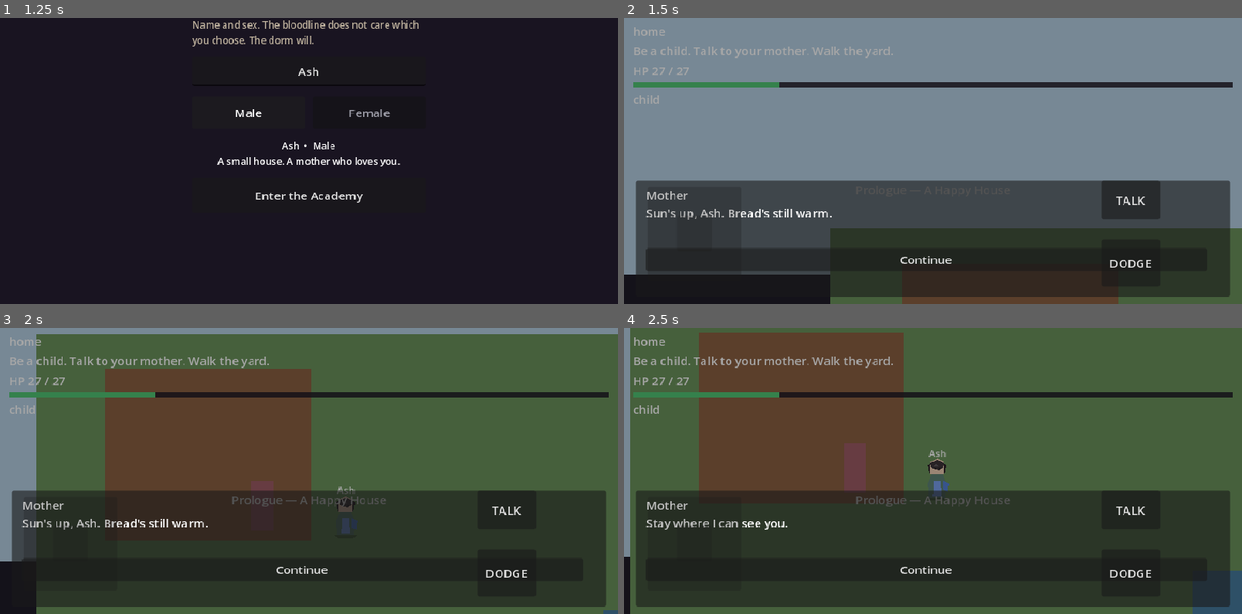
Above: before the commit, frames 1-4 (two rows, left to right).
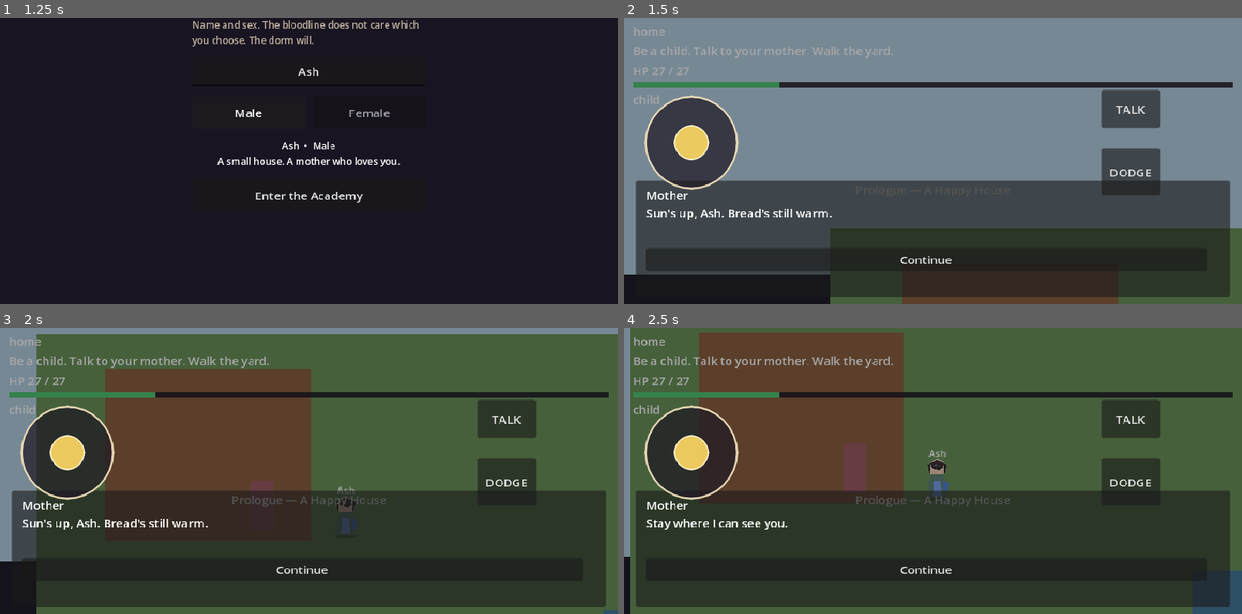
Above: after the commit, the same moments.

Repository: sk7hg824nn-ux/bloodbound-summoner
Game: Godot game, scene res://scenes/boot/Boot.tscn
Two runs of this game, one before a commit and one after it. Both use one fixed random seed, a clock stepped at 60 frames per second and the inputs below.
Inputs:
- Up to frame 1 (1.25 s): click "Create Protagonist" at 0.5 s
- Up to frame 2 (1.5 s): click "Enter the Academy" at 1.25 s
- Up to frame 3 (2 s): no input
- Up to frame 4 (2.5 s): click "Continue" at 2 s

Frame 1 is identical in both runs. In frame 2, 7.4% of the frame differs, in the area x 3-87%, y 24-88%; in frame 3, 6.5%; in frame 4, 6.5%.

Commit message:
Make virtual stick visible: gold knob, ring, sit above dialogue

Diff:
--- a/scenes/ui/TouchControls.tscn
+++ b/scenes/ui/TouchControls.tscn
@@ -1,7 +1,31 @@
-[gd_scene load_steps=3 format=3 uid="uid://touch00001"]
+[gd_scene load_steps=5 format=3 uid="uid://touch00001"]
 
 [ext_resource type="Script" path="res://scripts/ui/touch_controls.gd" id="1_tc"]
 [ext_resource type="Script" path="res://scripts/ui/virtual_joystick.gd" id="2_joy"]
+
+[sub_resource type="StyleBoxFlat" id="joy_base"]
+bg_color = Color(0.12, 0.10, 0.14, 0.72)
+border_width_left = 3
+border_width_top = 3
+border_width_right = 3
+border_width_bottom = 3
+border_color = Color(0.92, 0.86, 0.72, 0.95)
+corner_radius_top_left = 64
+corner_radius_top_right = 64
+corner_radius_bottom_right = 64
+corner_radius_bottom_left = 64
+
+[sub_resource type="StyleBoxFlat" id="joy_knob"]
+bg_color = Color(0.96, 0.82, 0.38, 0.95)
+border_width_left = 2
+border_width_top = 2
+border_width_right = 2
+border_width_bottom = 2
+border_color = Color(1, 0.96, 0.82, 1)
+corner_radius_top_left = 32
+corner_radius_top_right = 32
+corner_radius_bottom_right = 32
+corner_radius_bottom_left = 32
 
 [node name="TouchControls" type="CanvasLayer"]
 layer = 12
@@ -19,10 +43,10 @@
 anchors_preset = 2
 anchor_top = 1.0
 anchor_bottom = 1.0
-offset_left = 16.0
-offset_top = -176.0
-offset_right = 176.0
-offset_bottom = -16.0
+offset_left = 12.0
+offset_top = -300.0
+offset_right = 172.0
+offset_bottom = -140.0
 script = ExtResource("2_joy")
 
 [node name="Base" type="Panel" parent="Root/Joystick"]
@@ -31,7 +55,7 @@
 offset_top = 16.0
 offset_right = 144.0
 offset_bottom = 144.0
-modulate = Color(1, 1, 1, 0.45)
+theme_override_styles/panel = SubResource("joy_base")
 
 [node name="Knob" type="Panel" parent="Root/Joystick/Base"]
 layout_mode = 0
@@ -39,7 +63,7 @@
 offset_top = 40.0
 offset_right = 88.0
 offset_bottom = 88.0
-modulate = Color(1, 1, 1, 0.8)
+theme_override_styles/panel = SubResource("joy_knob")
 
 [node name="Buttons" type="Control" parent="Root"]
 layout_mode = 1
@@ -49,9 +73,9 @@
 anchor_right = 1.0
 anchor_bottom = 1.0
 offset_left = -200.0
-offset_top = -176.0
+offset_top = -300.0
 offset_right = -12.0
-offset_bottom = -12.0
+offset_bottom = -140.0
 mouse_filter = 2
 
 [node name="Attack" type="Button" parent="Root/Buttons"]
